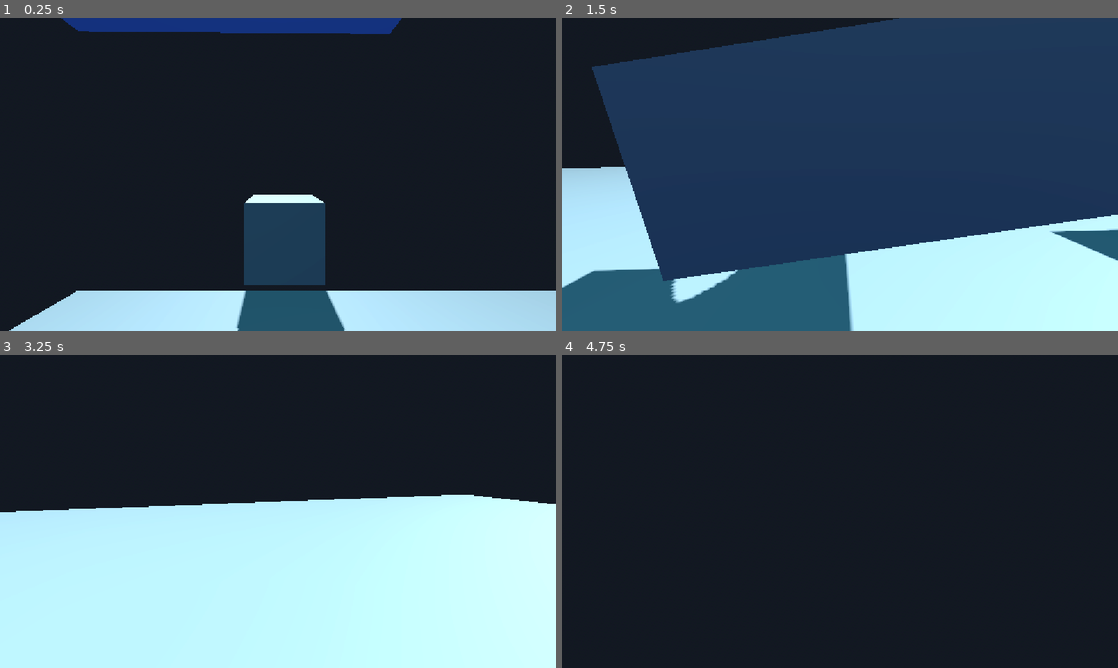
Above: before the commit, frames 1-4 (two rows, left to right).
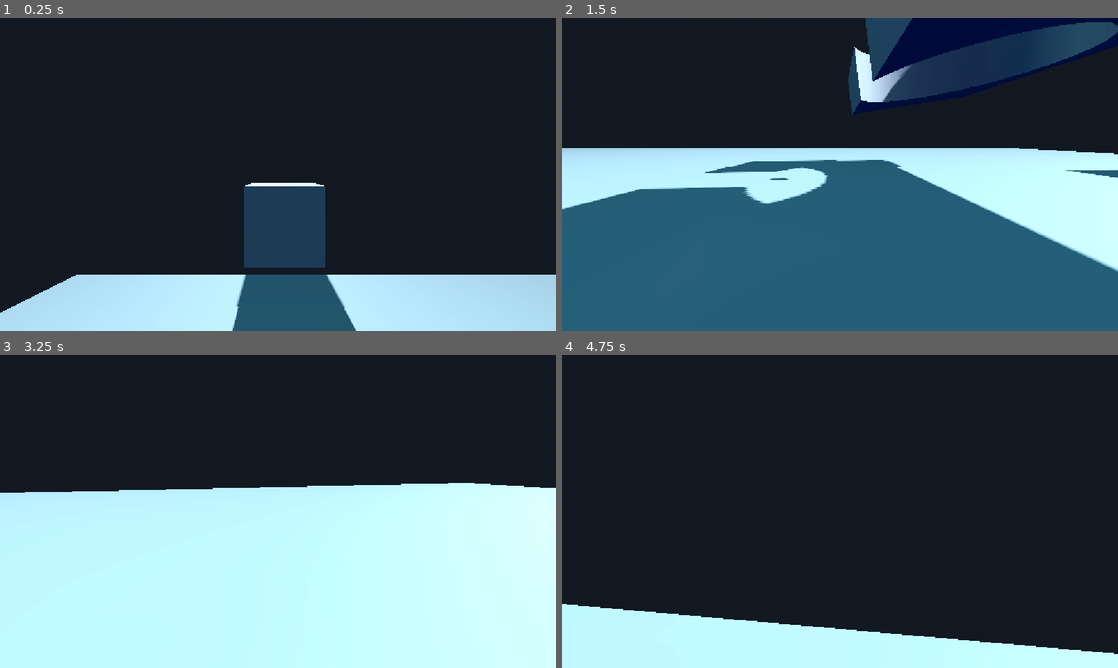
Above: after the commit, the same moments.

Repository: OrzBeta/Assignment3Godot
Game: Godot game, scene res://scenes/demo_scene.tscn
Same seed, same stepped clock (60 frames per second), same inputs: the game is played once before the commit and once after it.
Inputs (mouse positions are in pixels of both pictures, inside the frame that each line leads up to):
- Up to frame 1 (0.25 s): no input
- Up to frame 2 (1.5 s): tap Enter (ui_accept) at 0.5, 0.77 s; move the mouse to (962, 158) at 0.52 s; press the mouse at (962, 158) at 0.53 s; hold D (move_right) 0.53-1.28 s; move the mouse to (812, 174) at 1.27 s; release the mouse at (812, 174) at 1.28 s; hold W (move_forward) from 1.28 s (still down); click (812, 174) at 1.35 s
- Up to frame 3 (3.25 s): keep holding W (move_forward); tap Enter (ui_accept) at 1.52, 3.02 s; move the mouse to (289, 505) at 2.02 s; press the mouse at (289, 505) at 2.03 s; move the mouse to (272, 517) at 2.77 s; release the mouse at (272, 517) at 2.78 s; click (272, 517) at 2.85 s
- Up to frame 4 (4.75 s): keep holding W (move_forward); move the mouse to (878, 514) at 3.52 s; press the mouse at (878, 514) at 3.53 s; tap Enter (ui_accept) at 3.77, 4.52 s; move the mouse to (795, 508) at 4.27 s; release the mouse at (795, 508) at 4.28 s; click (795, 508) at 4.35 s

The runs differ from the first frame. In frame 1, 9.4% of the frame differs, in the area x 0-100%, y 0-100%; in frame 2, 76%; in frame 3, 4.8%; in frame 4, 12%.

Commit message:
no longer accelerate downwards
fixed falling speed. does not seem realistic
next change to make falling cap at terminal velocity

Diff:
--- a/scenes/demo_scene.tscn
+++ b/scenes/demo_scene.tscn
@@ -60,7 +60,7 @@
 transform = Transform3D(10, 0, 0, 0, 10, 0, 0, 0, 10, -27.325891, 6.3459005, -52.61899)
 
 [node name="Portal" parent="." unique_id=2134881050 node_paths=PackedStringArray("otherPortal") instance=ExtResource("2_ba4t3")]
-transform = Transform3D(-0.9999999, 0, 8.742276e-08, -8.74103e-08, -0.016885476, -0.9998573, 1.476175e-09, -0.9998574, 0.016885474, -30.004944, 21.969774, -26.205246)
+transform = Transform3D(-0.9999999, 0, 8.742276e-08, -8.74103e-08, -0.016885476, -0.9998573, 1.476175e-09, -0.9998574, 0.016885474, -30.004944, 53.90036, -26.205246)
 otherPortal = NodePath("../Portal2")
 
 [node name="CSGBox3D2" type="CSGBox3D" parent="Portal" unique_id=2002218373]
@@ -76,7 +76,7 @@
 sides = 32
 
 [node name="Portal2" parent="." unique_id=1199124635 node_paths=PackedStringArray("otherPortal") instance=ExtResource("2_ba4t3")]
-transform = Transform3D(-1.0000001, 0, 8.742279e-08, -8.6455415e-08, 0.14835286, -0.98893464, -1.2969421e-08, -0.9889345, -0.14835288, -30.57835, 4.5779333, -23.652735)
+transform = Transform3D(-1.0000001, 0, 8.742279e-08, -8.6455415e-08, 0.14835286, -0.98893464, -1.2969421e-08, -0.9889345, -0.14835288, -29.992199, 4.5779333, -26.363684)
 otherPortal = NodePath("../Portal")
 
 [node name="CSGBox3D4" type="CSGBox3D" parent="Portal2" unique_id=1794118121]
--- a/scenes/player.gd
+++ b/scenes/player.gd
@@ -2,6 +2,8 @@
 
 @export var SPEED = 5.0
 @export var JUMP_VELOCITY = 6
+@export var GravityConstant = 9.81
+
 
 var mouseCaptured := false
 
@@ -43,7 +45,8 @@
 func _physics_process(delta: float) -> void:
 	# Add the gravity.
 	if not is_on_floor():
-		velocity += get_gravity() * delta
+		#velocity += get_gravity() * delta
+		velocity.y = -GravityConstant
 
 	# Handle jump.
 	if Input.is_action_just_pressed("ui_accept") and is_on_floor():
--- a/scenes/portal_script.gd
+++ b/scenes/portal_script.gd
@@ -46,7 +46,7 @@
 
 	##keep player y constant
 	if otherPortal:
-		player.global_position = otherPortal.global_position + Vector3(0,-5,0)
+		player.global_position = otherPortal.global_position + dif + Vector3(0,-5,0)
 		return
 		#if player.global_position.z > self.global_position.z:
 			#player.global_position = otherPortal.global_position - dif
